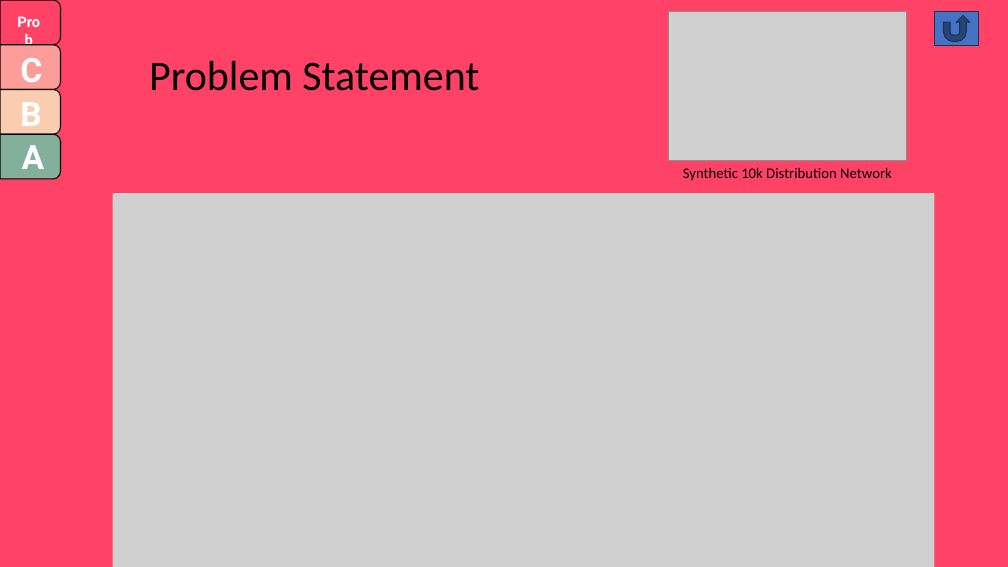
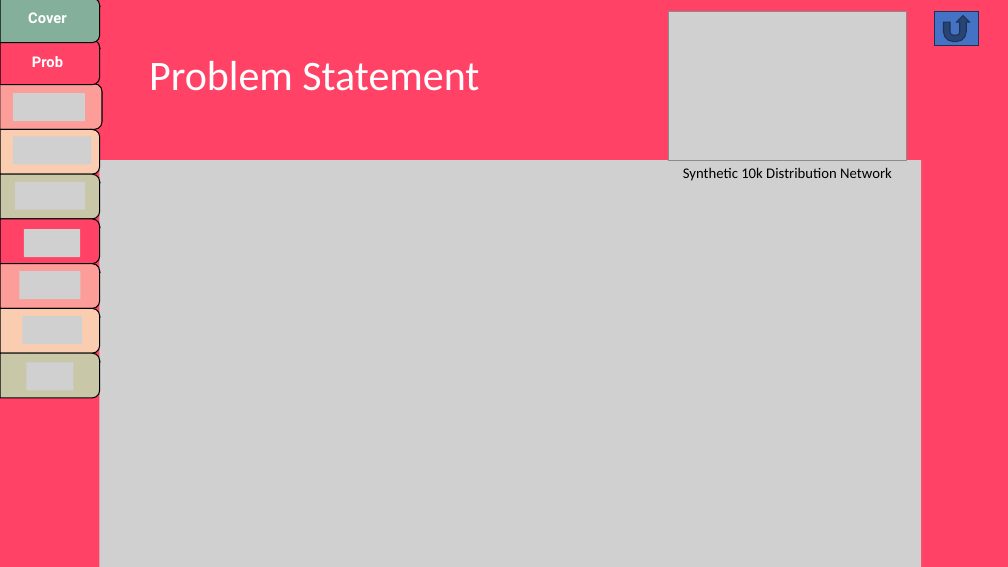
Before and after one commit to Realife-Brahmin/OriginalDocsHub-WSU-OneDrive, a slide deck: slide 2 of largeDistributionModelStudies_aryan_ritwajeet_jha.pptx. Drawn at 1008x567 pixels with LibreOffice and Linux fonts; fonts in the diff are those of the drawing; grey boxes stand for pictures. Boxes give left, top, right and bottom in pixels: in the first picture for what was removed or moved away, otherwise in the second. Text is boxed around its words. In the diff, an @@ line names an element or a change of style, - is before the commit and + after.

```diff
--- a/largeDistributionModelStudies_aryan_ritwajeet_jha.pptx
+++ b/largeDistributionModelStudies_aryan_ritwajeet_jha.pptx
@@ text "Prob" rewrapped from [7,9,51,35] to [32,56,63,67] @@
@@ text "Problem Statement" at [149,61,479,91]: text colour #000000 to #FFFFFF @@
@@ picture: place and size @@
-picture at [113,193,935,567]
+picture at [99,160,921,567]
@@ group added at [0,0,102,398]: 9 round same rects, 7 pictures, 1 text @@
+Cover
```
Also in this commit, not shown: 5 other slides changed, 3 slides added, 1 slide removed.
